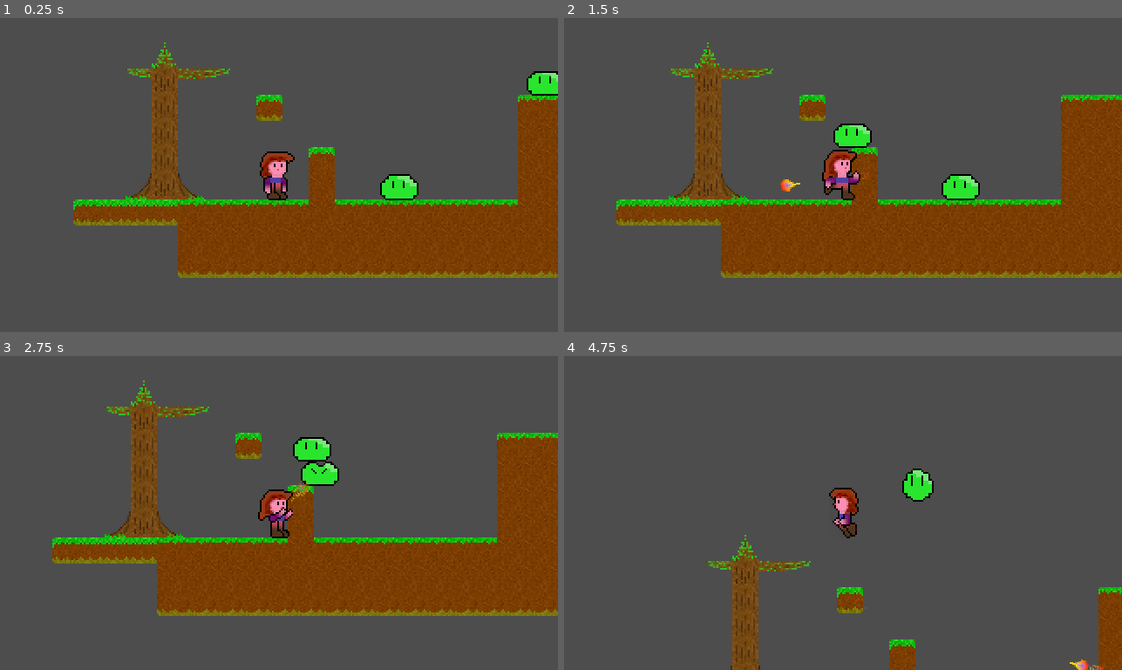
Above: before the commit, frames 1-4 (two rows, left to right).
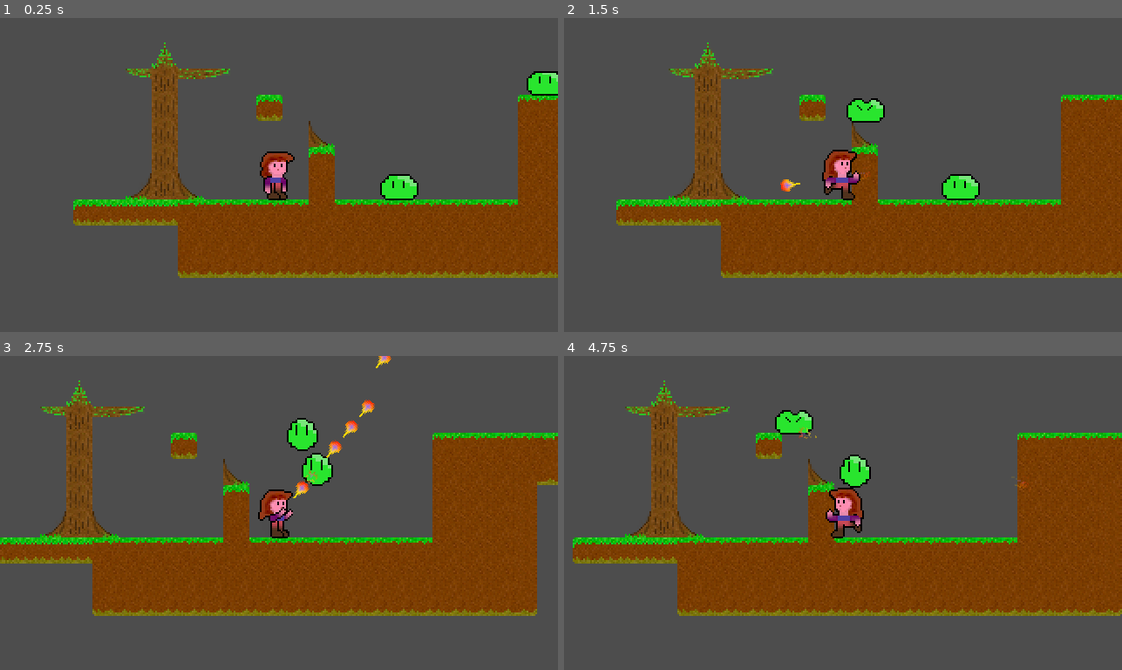
Above: after the commit, the same moments.

Repository: Teaching-myself-Godot/godot-zelia
Game: Godot game, scene res://game.tscn
The game is run twice, just before and just after one commit, with the same random seed, the same clock (stepped at 60 frames per second) and the same inputs.
Inputs (mouse positions are in pixels of both pictures, inside the frame that each line leads up to):
- Up to frame 1 (0.25 s): no input
- Up to frame 2 (1.5 s): move the mouse to (965, 159) at 0.52 s; press the mouse at (965, 159) at 0.53 s; hold D (Run right) from 0.53 s (still down); tap W (Jump) at 0.77 s; move the mouse to (731, 190) at 1.27 s; release the mouse at (731, 190) at 1.28 s; click (731, 190) at 1.35 s
- Up to frame 3 (2.75 s): tap W (Jump) at 1.52 s; move the mouse to (334, 443) at 2.02 s; release D (Run right) at 2.03 s; press the mouse at (334, 443) at 2.03 s; hold A (Run left) from 2.03 s (still down)
- Up to frame 4 (4.75 s): move the mouse to (815, 575) at 2.77 s; release A (Run left) at 2.78 s; release the mouse at (815, 575) at 2.78 s; hold D (Run right) 2.78-4.28 s; click (815, 575) at 2.85 s; tap W (Jump) at 3.02, 3.77, 4.52 s; move the mouse to (1010, 560) at 3.52 s; press the mouse at (1010, 560) at 3.53 s; move the mouse to (675, 465) at 4.27 s; release the mouse at (675, 465) at 4.28 s; hold A (Run left) from 4.28 s (still down); click (675, 465) at 4.35 s

The runs differ from the first frame. In frame 1, 0.1% of the frame differs, in the area x 55-60%, y 32-42%; in frame 2, 1.0%; in frame 3, 19%; in frame 4, 35%, in the area x 1-100%, y 7-100%.

Commit message:
adds signal, emit and listener for breakable tiles.

Diff:
--- a/game.gd
+++ b/game.gd
@@ -6,3 +6,10 @@
 	spell.rotation = direction
 	spell.position = origin
 	spell.velocity = Vector2.from_angle(direction) * 150.0
+
+
+func _on_breakable_terrains_add_breakable_tile(target_pos, texture, texture_pos, collisigon):
+	print("Target position of BreakableTile:   " + str(target_pos))
+	print("Atlas texture resource dir:         " + str(texture.resource_path))
+	print("Position of this tile in the atlas: " + str(texture_pos))
+	print("Collision polygon of this tile:     " + str(collisigon))
--- a/game.tscn
+++ b/game.tscn
@@ -9,7 +9,7 @@
 script = ExtResource("1_jeeol")
 
 [node name="BreakableTerrains" parent="." instance=ExtResource("2_jossf")]
-layer_0/tile_data = PackedInt32Array(131079, 262144, 1)
+layer_0/tile_data = PackedInt32Array(131079, 262144, 1, 196617, 327682, 0)
 metadata/breakable = true
 
 [node name="Terrains" parent="." instance=ExtResource("2_jossf")]
@@ -24,4 +24,5 @@
 [node name="Slime2" parent="." instance=ExtResource("3_l6mds")]
 position = Vector2(271, 16)
 
+[connection signal="add_breakable_tile" from="BreakableTerrains" to="." method="_on_breakable_terrains_add_breakable_tile"]
 [connection signal="cast_projectile" from="Player" to="." method="_on_player_cast_projectile"]
--- a/terrains.gd
+++ b/terrains.gd
@@ -1,16 +1,26 @@
 extends TileMap
+
+signal add_breakable_tile(
+	position     : Vector2i,
+	texture      : Texture2D,
+	texture_pos  : Vector2i,
+	# collisigon is my personal shorthand for "collision polygon"
+	collisigon   : PackedVector2Array
+)
+
 
 func _ready():
 	if get_meta("breakable"):
-		print (name + " is breakable")
-		print (name + "'s origin is: " + str(position))
 		# Loop through the tile positions in our current (only) layer
 		for cell in get_used_cells(0):
-			print("Tile grid position:            " + str(cell))
-			print("BreakableTile target position: " + str(Vector2i(position) + cell * tile_set.tile_size))
 			var source_id = get_cell_source_id(0, cell)
 			var tileset_source : TileSetAtlasSource = tile_set.get_source(source_id)
-			print("TileSetAtlasSource:            " + tileset_source.resource_name)
 			var tile_atlas_coords = get_cell_atlas_coords(0, cell)
-			print("tile_atlas_coords:             " + str(tile_atlas_coords * tile_set.tile_size))
-			print("texture:                       " + tileset_source.texture.resource_path)
+			var tile_data = tileset_source.get_tile_data(tile_atlas_coords, 0)
+			emit_signal(
+				"add_breakable_tile",
+				Vector2i(position) + cell * tile_set.tile_size,
+				tileset_source.texture,
+				tile_atlas_coords * tile_set.tile_size,
+				tile_data.get_collision_polygon_points(0, 0)
+			)
